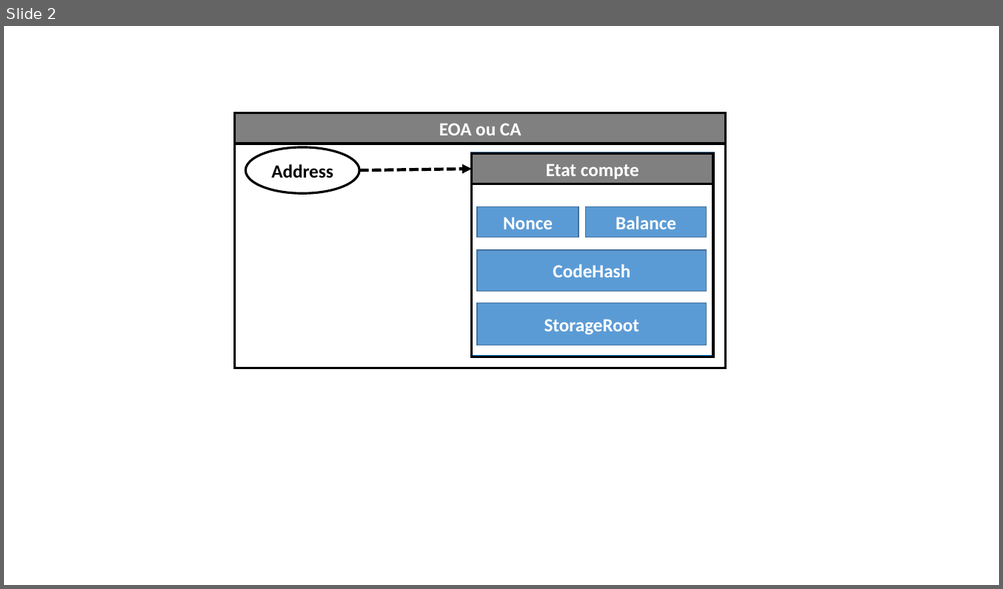
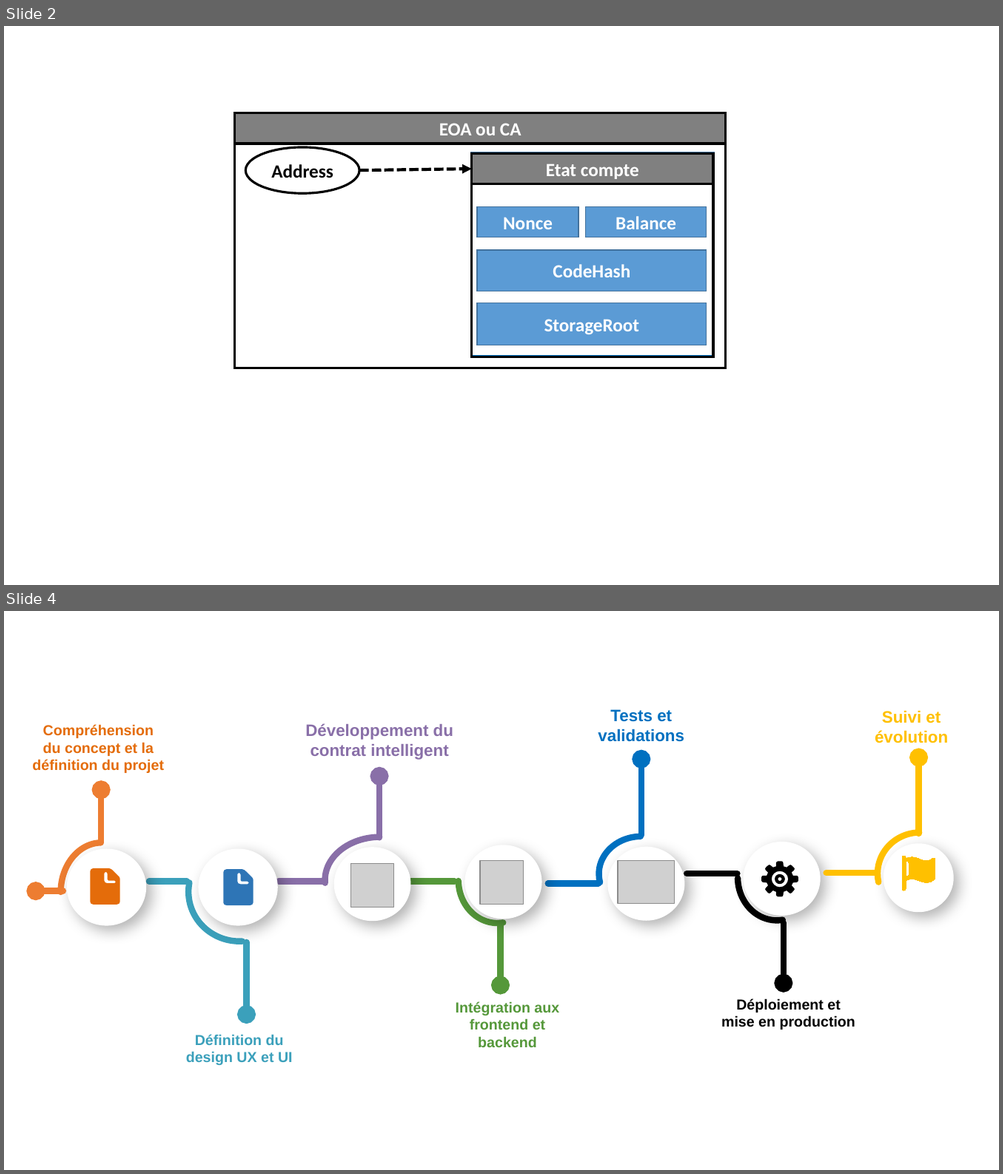
Before and after one commit to canisiushien/memoire-isie, a slide deck: figures/Nouveau Présentation Microsoft PowerPoint.pptx. Shown one above the other, each under a label of ours: slide 2 before the commit, slides 2 and 4 after it; the slides between them are not shown. The pictures are 1003x589 and 1003x1174 pixels, drawn with LibreOffice and Linux fonts; fonts in the diff are those of the drawing; grey boxes stand for pictures. Boxes give left, top, right and bottom in pixels: in the first picture for what was removed or moved away, otherwise in the second. Text is boxed around its words. In the diff, an @@ line names an element or a change of style, - is before the commit and + after.

```diff
--- a/figures/Nouveau Présentation Microsoft PowerPoint.pptx
+++ b/figures/Nouveau Présentation Microsoft PowerPoint.pptx
@@ slide 4 added at (x1=4, y1=611, x2=999, y2=1170), background #FFFFFF @@
@@ text added at (x1=597, y1=709, x2=684, y2=742), 16 pt, text #0070C0, bold @@
+Tests et validations
@@ text added at (x1=874, y1=710, x2=948, y2=743), 16 pt, text #FFC000, bold @@
+Suivi et évolution
@@ freeform shape added at (x1=641, y1=759, x2=645, y2=835), outline #0070C0 6 pt @@
@@ freeform shape added at (x1=919, y1=758, x2=935, y2=833), outline #FFC000 6 pt @@
@@ arc (boxed as its full ellipse) added at (x1=878, y1=832, x2=963, y2=914), outline #FFC000 6 pt @@
@@ ellipse added at (x1=465, y1=846, x2=542, y2=919), fill #FFFFFF @@
@@ arc (boxed as its full ellipse) added at (x1=599, y1=836, x2=684, y2=911), outline #0070C0 6 pt @@
@@ ellipse added at (x1=608, y1=847, x2=685, y2=920), fill #FFFFFF @@
@@ arc (boxed as its full ellipse) added at (x1=737, y1=834, x2=816, y2=920), outline #000000 6 pt @@
@@ ellipse added at (x1=743, y1=842, x2=820, y2=915), fill #FFFFFF @@
@@ ellipse added at (x1=883, y1=844, x2=953, y2=912), fill #FFFFFF @@
@@ freeform shape added at (x1=223, y1=869, x2=253, y2=905), fill #2E75B6 @@
@@ picture added at (x1=351, y1=864, x2=394, y2=907) @@
@@ picture added at (x1=480, y1=861, x2=523, y2=904) @@
@@ picture added at (x1=617, y1=861, x2=674, y2=903) @@
@@ freeform shape added at (x1=687, y1=874, x2=737, y2=877), outline #000000 6 pt @@
@@ freeform shape added at (x1=761, y1=862, x2=798, y2=897), fill #000000 @@
@@ freeform shape added at (x1=826, y1=873, x2=877, y2=877), outline #FFC000 6 pt @@
@@ group added at (x1=32, y1=723, x2=935, y2=1065): 9 freeform shapes, 4 arc (boxed as its full ellipse)s, 4 texts, 3 ellipses @@
+Compréhension du concept et la définition du projet
+Définition du design UX et UI
+Développement du contrat intelligent
+Intégration aux frontend et backend
@@ freeform shape added at (x1=36, y1=891, x2=64, y2=895), outline #ED7D31 6 pt @@
@@ freeform shape added at (x1=548, y1=883, x2=599, y2=887), outline #0070C0 6 pt @@
@@ freeform shape added at (x1=779, y1=923, x2=783, y2=984), outline #000000 6 pt @@
@@ text added at (x1=721, y1=999, x2=855, y2=1030), 14 pt, text #000000, bold @@
+Déploiement et mise en production
```
Also in this commit, not shown: 1 other slide added, 7 other files.
